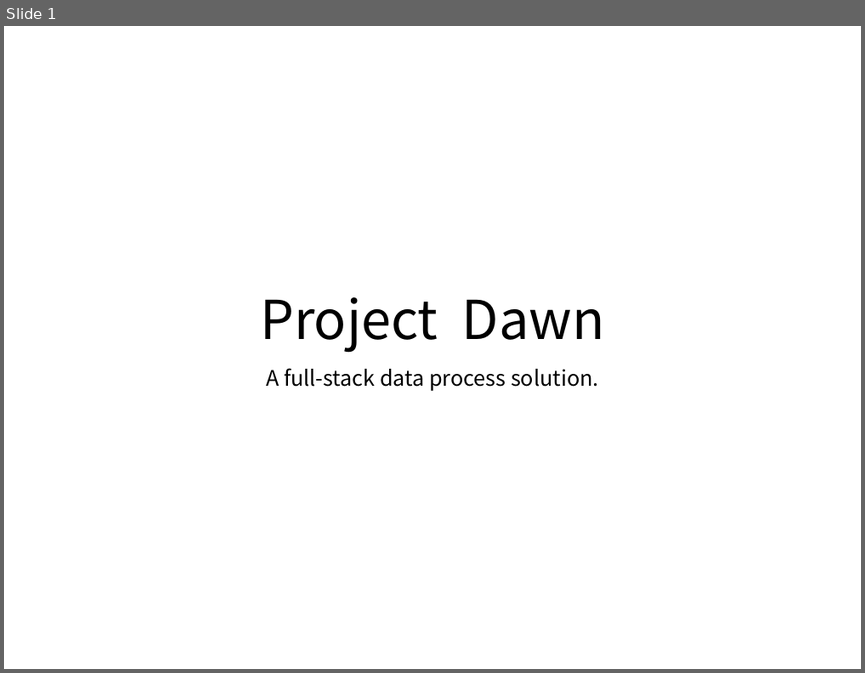
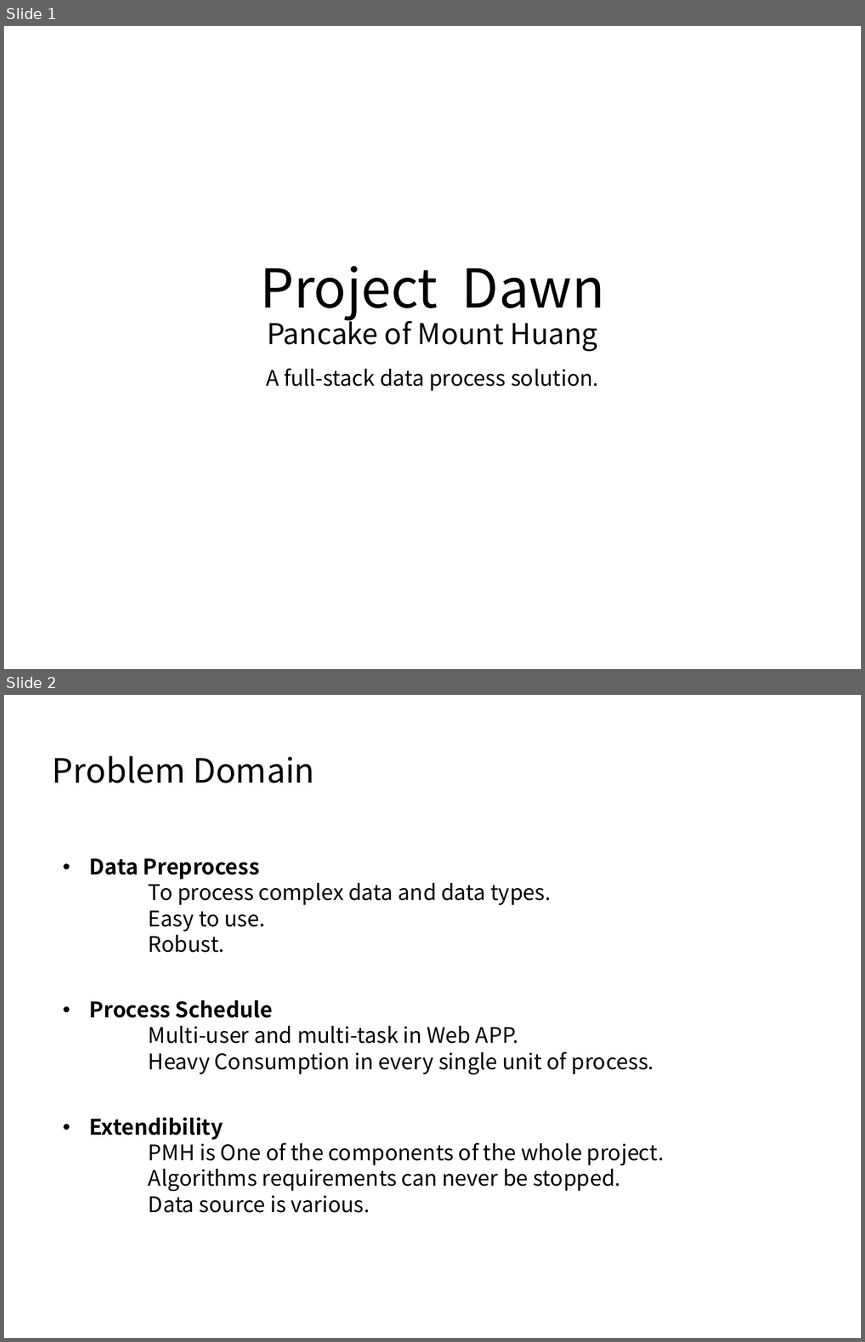
Before and after one commit to Dawn-Team/dawn, a slide deck: PancakeofMountHuang/Doc/Slides for first representation.pptx. Shown one above the other, each under a label of ours: slide 1 before the commit, slides 1 and 2 after it. The pictures are 865x673 and 865x1342 pixels, drawn with LibreOffice and Linux fonts; fonts in the diff are those of the drawing. Boxes give left, top, right and bottom in pixels: in the first picture for what was removed or moved away, otherwise in the second. Text is boxed around its words. In the diff, an @@ line names an element or a change of style, - is before the commit and + after.

```diff
--- a/PancakeofMountHuang/Doc/Slides for first representation.pptx
+++ b/PancakeofMountHuang/Doc/Slides for first representation.pptx
@@ slide 2 added at box(4, 695, 861, 1338), background #FFFFFF @@
@@ text added at box(52, 755, 315, 783), 28 pt, text #000000 @@
+Problem Domain
@@ text added at box(90, 858, 664, 1213), 18 pt, text #000000 @@
+• Data Preprocess
+To process complex data and data types.
+Easy to use.
+Robust.
+• Process Schedule
+Multi-user and multi-task in Web APP.
+Heavy Consumption in every single unit of process.
+• Extendibility
+PMH is One of the components of the whole project.
+Algorithms requirements can never be stopped.
+Data source is various.
@@ slide 1 changed as well @@
@@ title at box(260, 266, 605, 352): text changed; size 45 to 24 pt @@
-Project Dawn
+Project Dawn
+Pancake of Mount Huang
```
Also in this commit, not shown: 2 other slides added, 1 slide removed, 2 other files.
